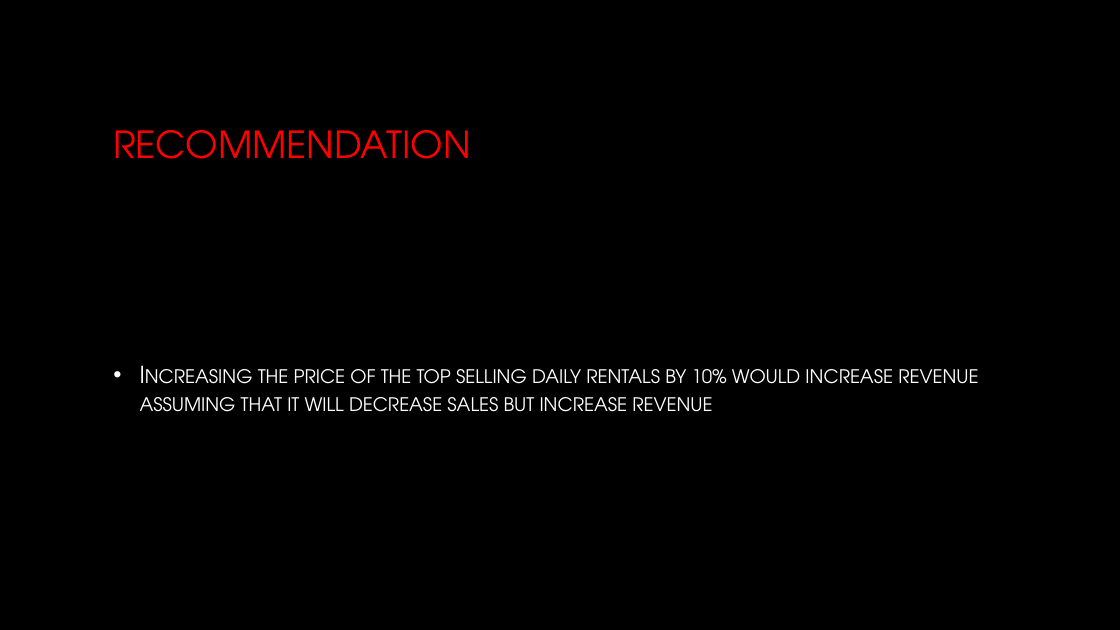
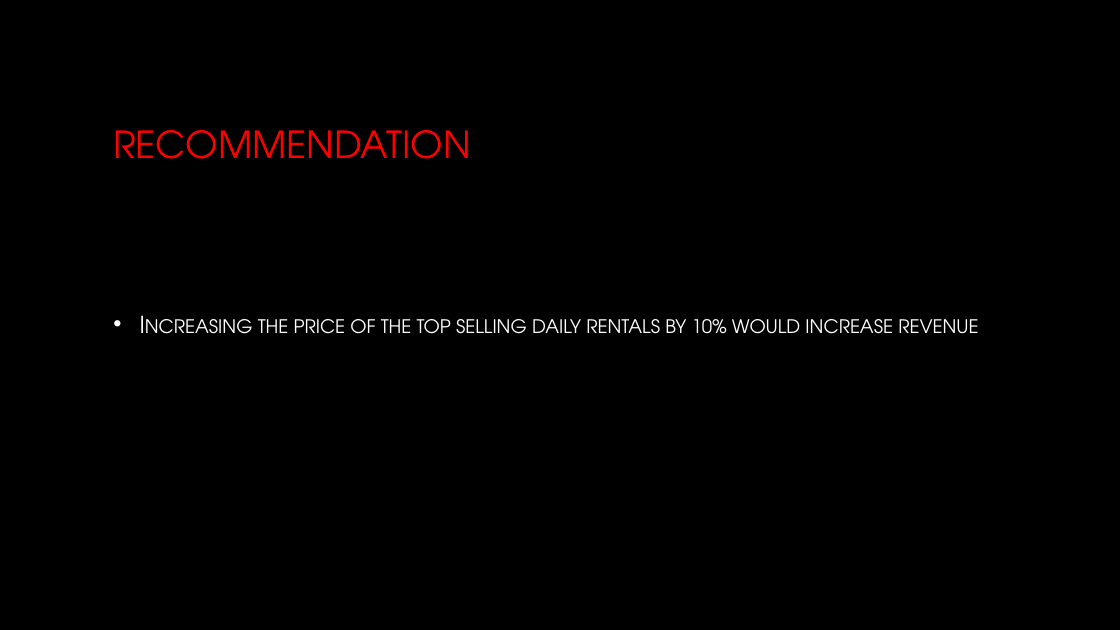
Before and after one commit to TyannaFrison/Lariat-presentation, a slide deck: slide 8 of capstone 1.pptx. Drawn at 1120x630 pixels with LibreOffice and Linux fonts; fonts in the diff are those of the drawing; background and template pictures are left out. Boxes give left, top, right and bottom in pixels: in the first picture for what was removed or moved away, otherwise in the second. Text is boxed around its words. In the diff, an @@ line names an element or a change of style, - is before the commit and + after.

```diff
--- a/capstone 1.pptx
+++ b/capstone 1.pptx
@@ text at box(258, 319, 978, 334): text changed @@
-• Increasing the price of the top selling daily rentals by 10% would increase revenue assuming that it will decrease sales but increase revenue
+• Increasing the price of the top selling daily rentals by 10% would increase revenue
```
Also in this commit, not shown: 7 other slides changed.
